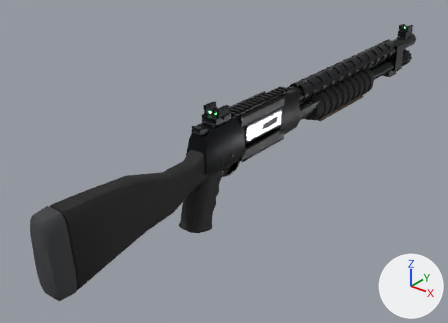
An edit to the glTF model public/models/m590_shotgun.glb, drawn before and after from the same camera.
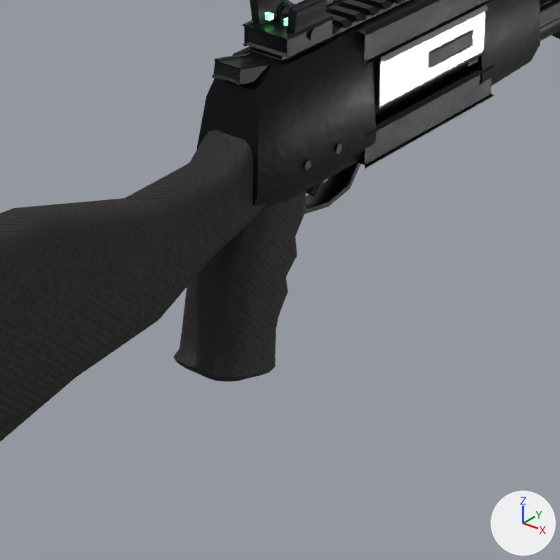
Each version is shown whole from a camera (50 mm lens) standing at (0.504, -0.618, 0.367) and looking at (-0.063, 0.09, -0.072), then close up on the part from 27% to 68% of the width and 33% to 91% of the height. Every picture has the same lights, and +X, +Y and +Z are marked at lower right. The older version's two pictures come first. Vertices at exactly the same position are counted once.

The first close-up shows 'M590_BoltCarrier', 'M590_ReceiverBarrelStock' and 1 more.
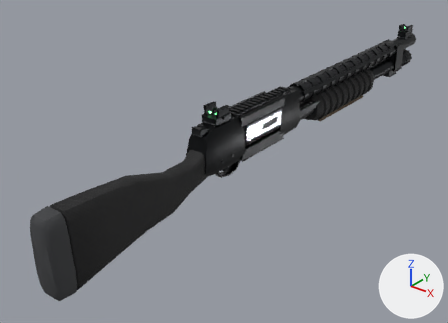
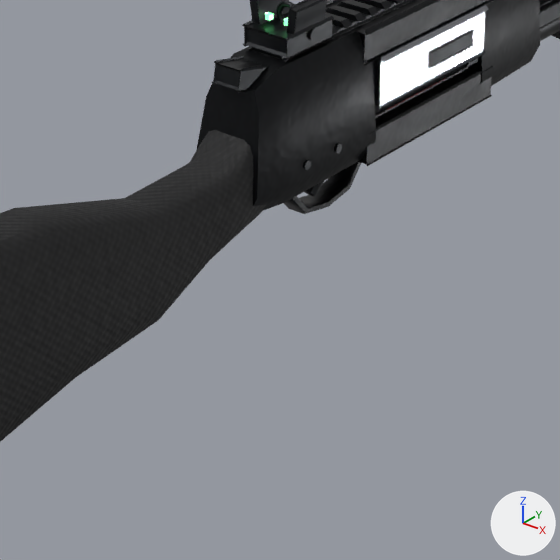
What differs and where, as boxes (x1, y1, x2, y2) in the close-ups (560 x 560 px; the box of a moved part takes in the faces that stretch with it):
part 1 of me_m590_receiverbarrelstock, moved or reshaped
    before: (212, 53, 277, 86)
    after: (212, 56, 270, 93)
part 2 of me_m590_receiverbarrelstock, moved or reshaped (not visible afterwards)
    before: (357, 64, 495, 168)
part 3 of me_m590_receiverbarrelstock, added
    after: (358, 66, 493, 166)
part 4 of me_m590_receiverbarrelstock, added
    after: (248, 0, 413, 61)
part 5 of me_m590_receiverbarrelstock, deleted
    before: (174, 191, 306, 382)

The change in detail:
me_m590_receiverbarrelstock is used by ob_m590_receiverbarrelstock; location (0.0, 0.0, 0.0).
me_m590_receiverbarrelstock had 2892 vertices, 5476 faces and spanned x -0.023..0.022, y -0.306..0.647, z -0.113..0.068.
me_m590_receiverbarrelstock now has 2698 vertices, 5084 faces and spans x -0.023..0.022, y -0.306..0.647, z -0.078..0.068.
me_m590_receiverbarrelstock part 1: the loose piece of 24 vertices spanning x -0.008..0.008, y -0.049..-0.019, z 0.034..0.048 is moved by (0.0, 0.0, -0.002).
me_m590_receiverbarrelstock part 2: the loose piece of 24 vertices spanning x -0.022..0.022, y 0.028..0.136, z -0.026..-0.006 is scaled about its middle by (0.207, 0.987, 0.98), then moved by (-0.016, 0.0, 0.0).
me_m590_receiverbarrelstock part 3: the loose piece of 24 vertices spanning x -0.022..0.022, y 0.028..0.136, z -0.026..-0.006 is copied, and the copy is scaled about its middle by (0.207, 0.987, 0.98), then moved by (0.016, 0.0, 0.0); it spans x 0.011..0.021, y 0.029..0.135, z -0.025..-0.007.
me_m590_receiverbarrelstock part 4: the loose piece of 24 vertices spanning x -0.009..0.009, y -0.02..0.165, z 0.043..0.046 is copied, and the copy is scaled about its middle by (1.21, 1, 3.05), then moved by (0.0, 0.0, -0.004); it spans x -0.011..0.011, y -0.021..0.166, z 0.036..0.044.
me_m590_receiverbarrelstock part 5: the loose piece of 242 vertices spanning x -0.018..0.018, y -0.076..-0.003, z -0.113..-0.009 is deleted.
Other edits to the shape of me_m590_receiverbarrelstock do not show in these pictures.
